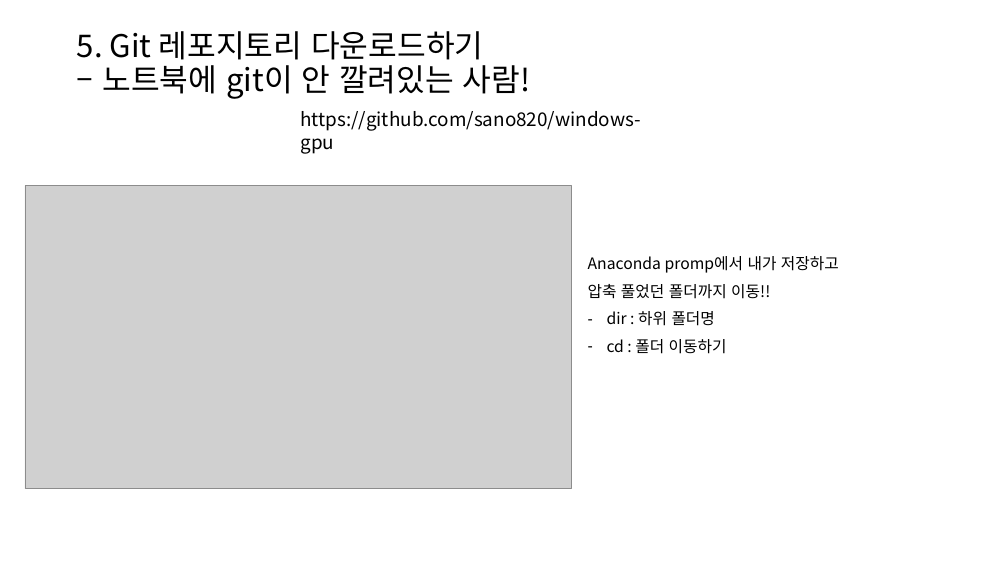
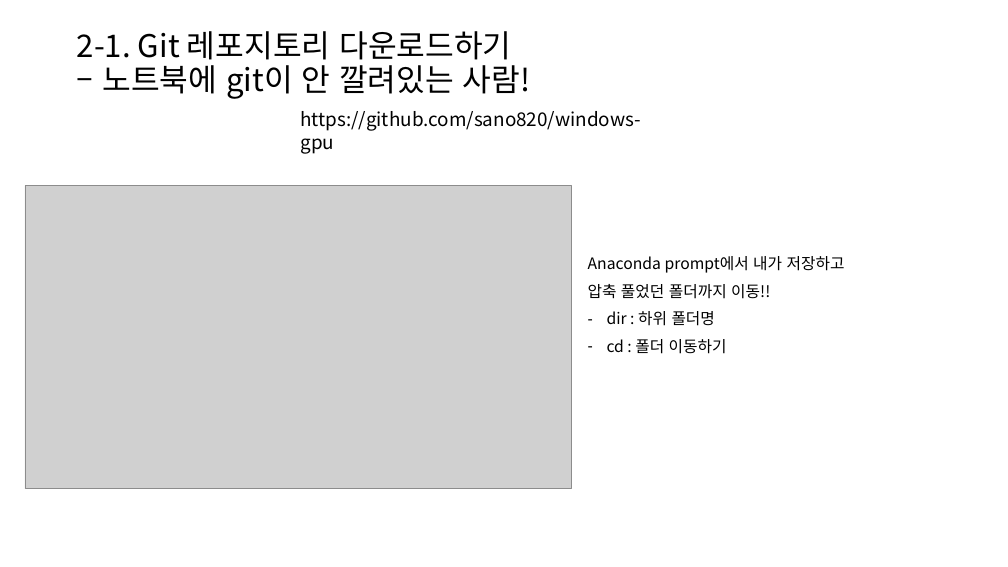
Before and after one commit to sano820/windows-gpu, a slide deck: slide 4 of docs/setting_gpu_for_window.pptx (slide 10 before the commit). Drawn at 1008x567 pixels with LibreOffice and Linux fonts; fonts in the diff are those of the drawing; grey boxes stand for pictures. Boxes give left, top, right and bottom in pixels: in the first picture for what was removed or moved away, otherwise in the second. Text is boxed around its words. In the diff, an @@ line names an element or a change of style, - is before the commit and + after.

```diff
--- a/docs/setting_gpu_for_window.pptx
+++ b/docs/setting_gpu_for_window.pptx
@@ title at [77,31,531,99]: text changed @@
-5. Git 레포지토리 다운로드하기
-– 노트북에 git이 안 깔려있는 사람!
+2-1. Git 레포지토리 다운로드하기
+– 노트북에 git이 안 깔려있는 사람!
@@ text at [588,256,845,273]: text changed @@
-Anaconda promp에서 내가 저장하고
+Anaconda prompt에서 내가 저장하고
```
Also in this commit, not shown: 9 other slides changed, 1 slide added, 1 slide removed, 3 other files.
